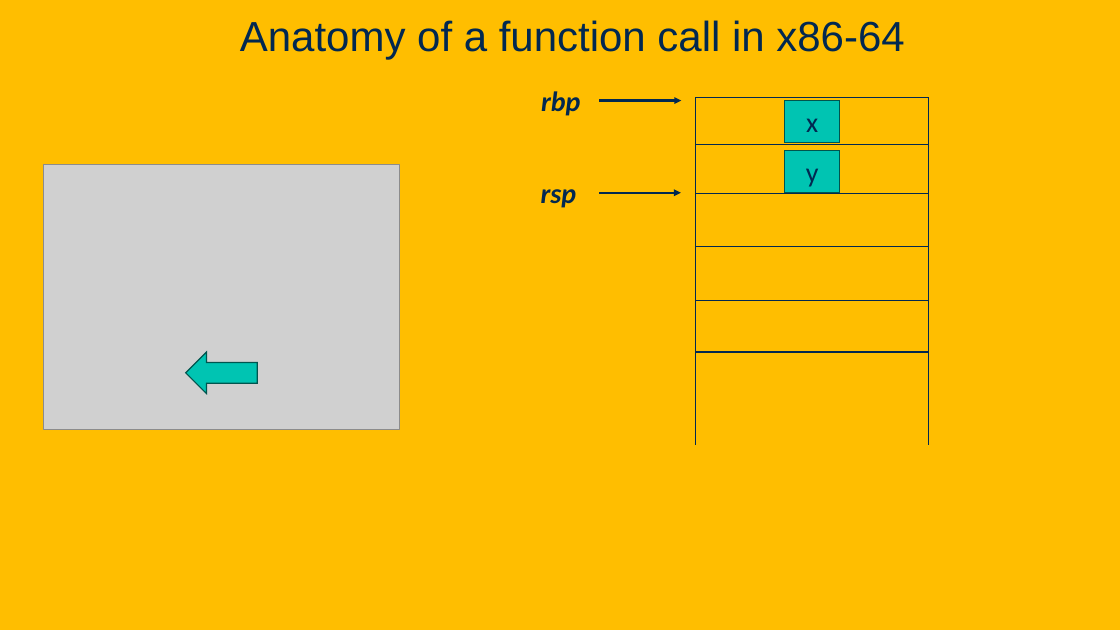
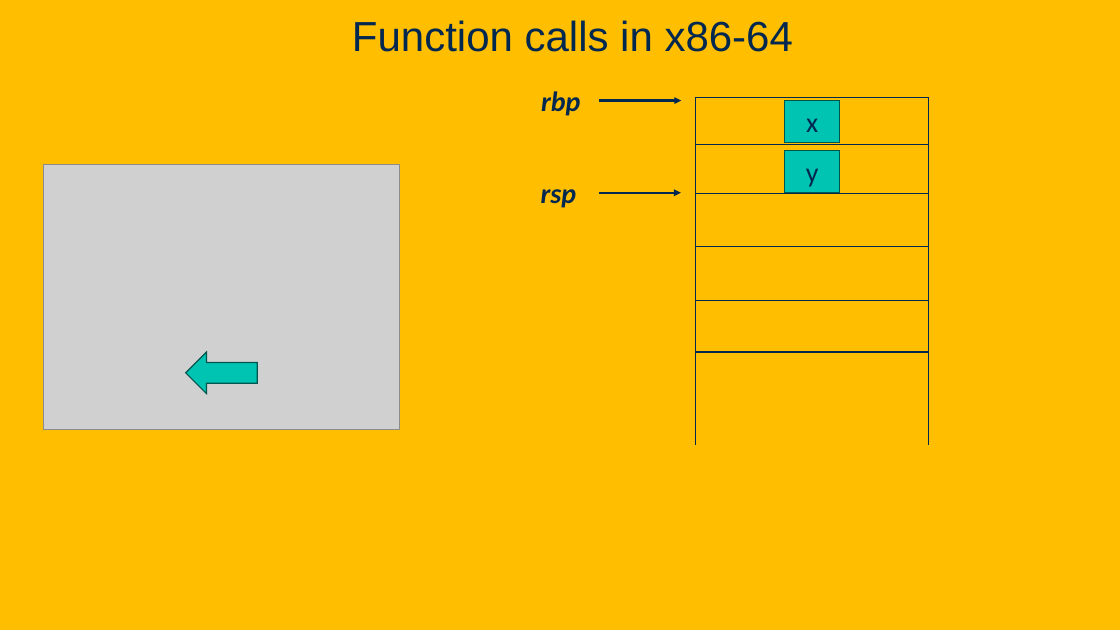
Before and after one commit to davsec-teaching/ECS289C-Spring2025, a slide deck: slide 87 of slides/2_compiler_fundamentals.pptx. Drawn at 1120x630 pixels with LibreOffice and Linux fonts; fonts in the diff are those of the drawing; grey boxes stand for pictures; background and template pictures are left out. Boxes give left, top, right and bottom in pixels: in the first picture for what was removed or moved away, otherwise in the second. Text is boxed around its words. In the diff, an @@ line names an element or a change of style, - is before the commit and + after.

```diff
--- a/slides/2_compiler_fundamentals.pptx
+++ b/slides/2_compiler_fundamentals.pptx
@@ title at [352,20,793,52]: text changed @@
-Anatomy of a function call in x86-64
+Function calls in x86-64
```
Also in this commit, not shown: 6 other slides changed.
